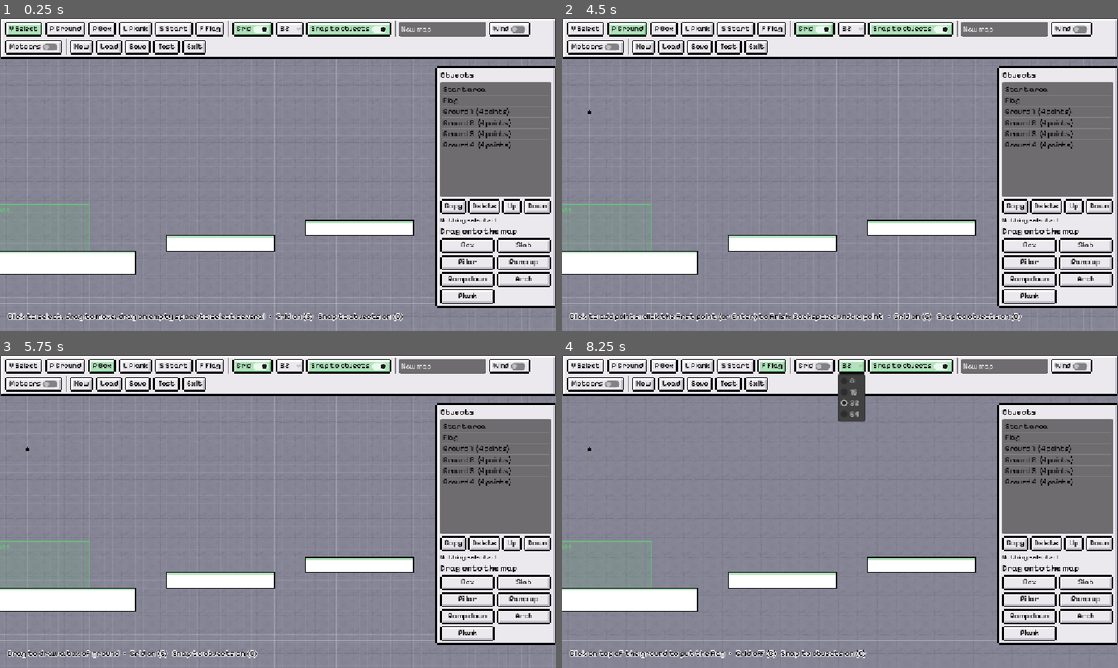
Above: before the commit, frames 1-4 (two rows, left to right).
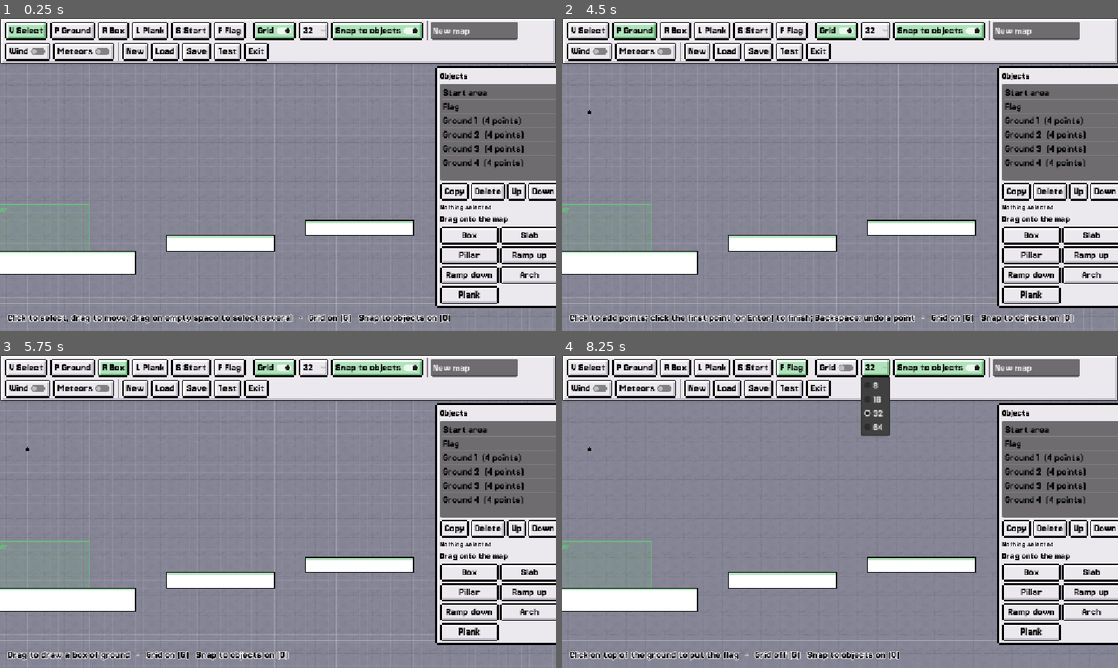
Above: after the commit, the same moments.

Repository: AnCarsenat/bot-party
Game: Godot game, scene res://editor/map_editor.tscn
The game is run twice, just before and just after one commit, with the same random seed, the same clock (stepped at 60 frames per second) and the same inputs. This scene is started directly instead of the project's main scene.
Inputs:
- Up to frame 1 (0.25 s): no input
- Up to frame 2 (4.5 s): click "S Start" at 0.5 s; click "S Start" at 1.25 s; click "New" at 2 s; click "New" at 2.75 s; click "V Select" at 3.5 s; click "P Ground" at 4.25 s
- Up to frame 3 (5.75 s): click "R Box" at 5 s
- Up to frame 4 (8.25 s): click "L Plank" at 5.75 s; click "F Flag" at 6.5 s; click "Grid" at 7.25 s; click "32" at 8 s

The runs differ from the first frame. In frame 1, 15% of the frame differs, in the area x 0-100%, y 0-98%; in frame 2, 15%; in frame 3, 14%; in frame 4, 16%.

Commit message:
v0.25: readable font (Jersey 10 / 15)
Pixelify Sans drew 5 like S and 2 like Z, and joined "fi" into a shape
that read as "A" ("first" looked like "Arst"). The game now uses
Jersey 15 for text and Jersey 10 for bold and titles: the same chunky,
rounded pixel style, with clear letters and numbers and no ligatures.
Their units per em are lowered so letters keep the old size. Item names
on the pick cards shrink to fit.

Co-Authored-By: Claude Opus 5.5 <noreply@anthropic.com>
Claude-Session: https://claude.ai/code/session_01LhKuwYrD66oMD76noYy6Bq

Diff:
--- a/core/transition.gd
+++ b/core/transition.gd
@@ -19,7 +19,7 @@
 	_label.set_anchors_preset(Control.PRESET_FULL_RECT)
 	_label.horizontal_alignment = HORIZONTAL_ALIGNMENT_CENTER
 	_label.vertical_alignment = VERTICAL_ALIGNMENT_CENTER
-	_label.add_theme_font_override("font", preload("res://ui/fonts/pixelify-sans-latin-700-normal.woff2"))
+	_label.add_theme_font_override("font", UiTheme.FONT_BOLD)
 	_label.add_theme_font_size_override("font_size", 56)
 	_label.add_theme_color_override("font_color", Color("ece9ee"))
 	_label.modulate.a = 0.0
--- a/editor/map_editor.gd
+++ b/editor/map_editor.gd
@@ -199,7 +199,7 @@
 	_status.set_anchors_preset(Control.PRESET_BOTTOM_WIDE)
 	_status.offset_left = 16
 	_status.offset_top = -40
-	_status.add_theme_font_size_override("font_size", 16)
+	_status.add_theme_font_size_override("font_size", 19)
 	_status.add_theme_color_override("font_outline_color", UiTheme.MARBLE)
 	_status.add_theme_constant_override("outline_size", 6)
 	_status.mouse_filter = Control.MOUSE_FILTER_IGNORE
@@ -210,8 +210,8 @@
 ## The game's look, but smaller: the editor has lots of buttons.
 func _compact_theme() -> Theme:
 	var t := UiTheme.make()
-	t.default_font_size = 15
-	t.set_font_size("font_size", "Button", 15)
+	t.default_font_size = 19
+	t.set_font_size("font_size", "Button", 19)
 	for state in ["normal", "hover", "focus", "pressed", "disabled"]:
 		var box: StyleBox = t.get_stylebox(state, "Button").duplicate()
 		box.content_margin_left = 9
--- a/party/party_controller.gd
+++ b/party/party_controller.gd
@@ -1003,7 +1003,10 @@
 		var ir := Rect2(card.position + Vector2((card.size.x - 80) / 2.0, 14), Vector2(80, 80))
 		draw_texture_rect(icon, ir, false, Color(1, 1, 1, 0.35) if taker else Color.WHITE)
 		var font: Font = UiTheme.FONT_MEDIUM
-		var fs := 20 if def.name.length() <= 10 else 16
+		# Biggest size that fits the card (long names like "Plane launcher").
+		var fs := 20
+		while fs > 10 and font.get_string_size(def.name, HORIZONTAL_ALIGNMENT_LEFT, -1, fs).x > card.size.x - 14:
+			fs -= 1
 		draw_string(font, card.position + Vector2(0, 124), def.name, HORIZONTAL_ALIGNMENT_CENTER, card.size.x, fs,
 			UiTheme.INK if not taker else Color("8a8796"))
 		if taker:
--- a/ui/main_menu.gd
+++ b/ui/main_menu.gd
@@ -115,7 +115,7 @@
 	_info = Label.new()
 	_info.anchor_left = 1.0
 	_info.anchor_right = 1.0
-	_info.offset_left = -520
+	_info.offset_left = -480
 	_info.offset_right = -120
 	_info.offset_top = 330
 	_info.autowrap_mode = TextServer.AUTOWRAP_WORD_SMART
--- a/ui/ui_theme.gd
+++ b/ui/ui_theme.gd
@@ -1,6 +1,6 @@
 class_name UiTheme
 ## The game's UI look, taken from the sprites: black outlines, pastel fills,
-## marble backgrounds, pixel type (Pixelify Sans, OFL - see ui/fonts).
+## marble backgrounds, pixel type (Jersey 10 and 15, OFL - see ui/fonts).
 
 const INK := Color("000000")        # outlines and text, like the sprites
 const MARBLE := Color("ece9ee")     # paper / panels (from tile.webp)
@@ -14,9 +14,9 @@
 const TEXT := INK
 const ACCENT := Color("2f7a43")     # dark green, readable on marble
 
-const FONT_REGULAR := preload("res://ui/fonts/pixelify-sans-latin-400-normal.woff2")
-const FONT_MEDIUM := preload("res://ui/fonts/pixelify-sans-latin-500-normal.woff2")
-const FONT_BOLD := preload("res://ui/fonts/pixelify-sans-latin-700-normal.woff2")
+const FONT_REGULAR := preload("res://ui/fonts/Jersey15.ttf")
+const FONT_MEDIUM := preload("res://ui/fonts/Jersey15.ttf")
+const FONT_BOLD := preload("res://ui/fonts/Jersey10.ttf")
 
 
 static func frame(name: String) -> StyleBoxTexture:
Not shown, changed: ui/fonts/Jersey-OFL.txt
Binary file added: ui/fonts/Jersey10.ttf
Not shown, changed: ui/fonts/Jersey10.ttf.import
Binary file added: ui/fonts/Jersey15.ttf
Not shown, changed: ui/fonts/Jersey15.ttf.import
Binary file removed: ui/fonts/pixelify-sans-latin-400-normal.woff2
Binary file removed: ui/fonts/pixelify-sans-latin-500-normal.woff2
Binary file removed: ui/fonts/pixelify-sans-latin-700-normal.woff2
Not shown, removed: ui/fonts/pixelify-sans-latin-700-normal.woff2.import
Not shown, added: ui/fonts/README.md
